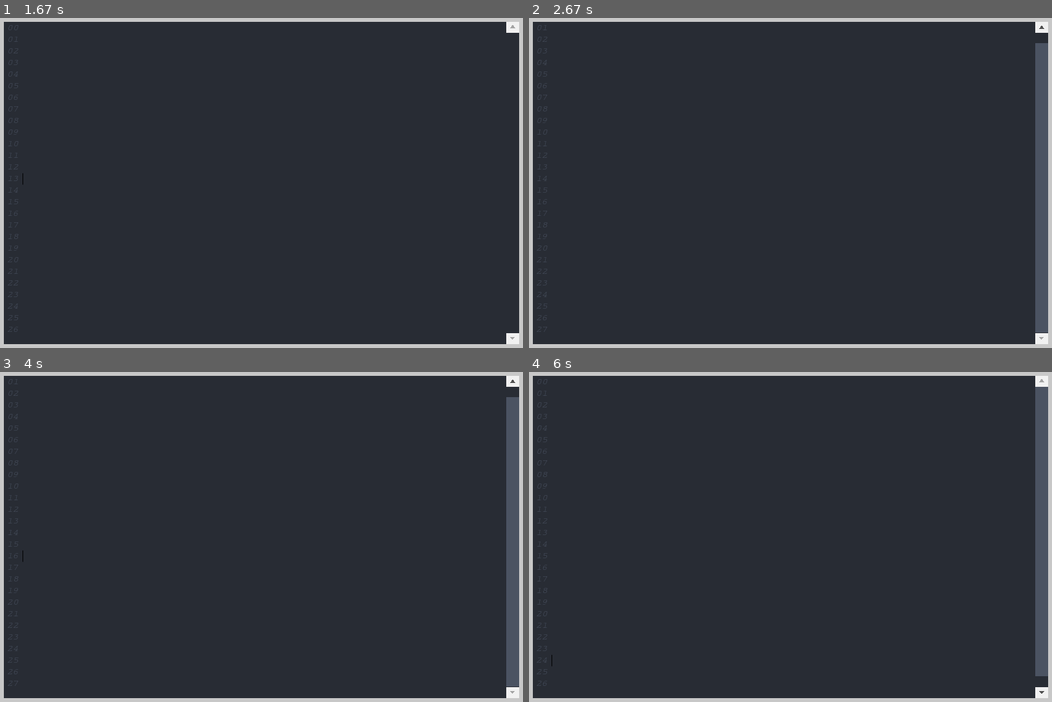
Above: before the commit, frames 1-4 (two rows, left to right).
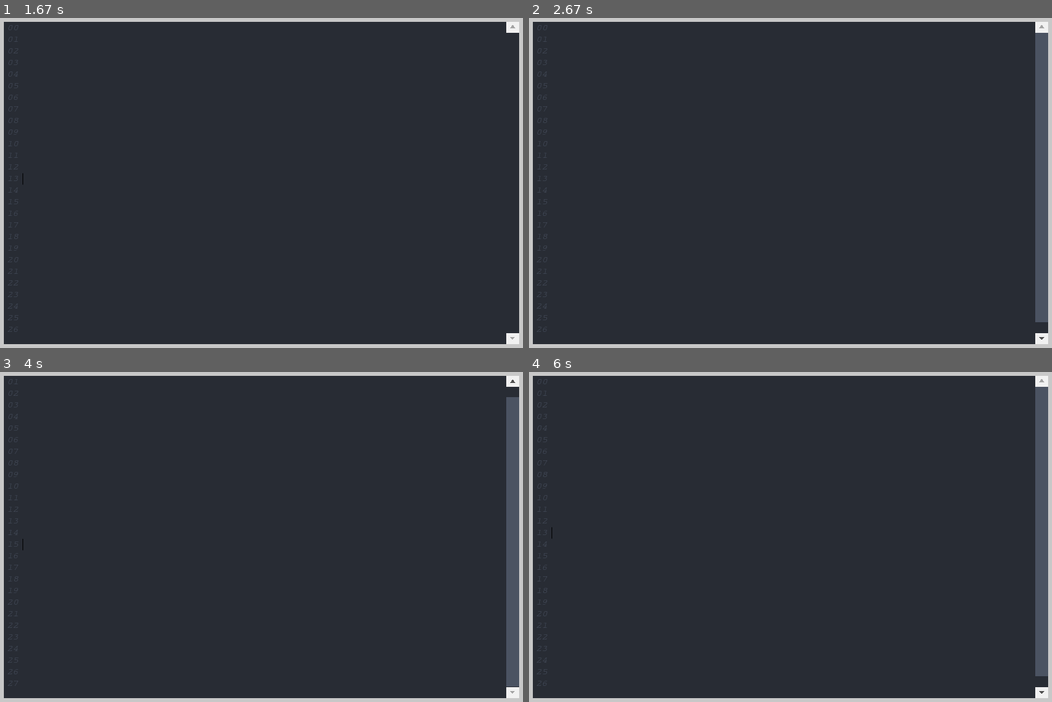
Above: after the commit, the same moments.

Repository: CribberSix/pygame-texteditor
Game: pygame game, started from how-to-use.py
The game is run twice, just before and just after one commit, with the same random seed, the same clock (stepped at 60 frames per second) and the same inputs.
Inputs (mouse positions are in pixels of both pictures, inside the frame that each line leads up to):
- Up to frame 1 (1.67 s): press the mouse at (240, 199) at 0.37 s; move the mouse to (345, 186) at 0.47 s; release the mouse at (449, 173) at 0.6 s; hold Right 0.67-1.13 s; hold Up 1.22-1.52 s; press the mouse at (512, 338) at 1.58 s
- Up to frame 2 (2.67 s): move the mouse to (1025, 334) at 1.68 s; release the mouse at (1010, 328) at 1.82 s; hold Right 1.88-2.35 s; tap Enter at 2.38 s
- Up to frame 3 (4 s): hold Left 2.72-3.25 s; hold Down 3.28-3.58 s; press the mouse at (512, 692) at 3.65 s; move the mouse to (407, 626) at 3.75 s; release the mouse at (303, 560) at 3.88 s; press the mouse at (512, 381) at 3.98 s
- Up to frame 4 (6 s): move the mouse to (853, 480) at 4.08 s; release the mouse at (659, 576) at 4.22 s; press the mouse at (1041, 692) at 4.32 s; move the mouse to (994, 570) at 4.42 s; release the mouse at (952, 444) at 4.55 s; hold Left 4.62-5.02 s; hold Up 5.05-5.42 s; press the mouse at (1041, 381) at 5.48 s; move the mouse to (853, 520) at 5.58 s; release the mouse at (664, 659) at 5.72 s; press the mouse at (1041, 381) at 5.82 s; move the mouse to (884, 517) at 5.92 s

Frame 1 is identical in both runs. In frame 2, 0.2% of the frame differs, in the area x 1-100%, y 2-98%; in frame 3, less than 0.1%; in frame 4, less than 0.1%.

Commit message:
refactoring + bugfixing highlighting with start/end outside of editor

Diff:
--- a/pygametexteditor/__init__.py
+++ b/pygametexteditor/__init__.py
@@ -17,8 +17,8 @@
 
     # caret
     from ._caret import update_caret_position, update_caret_position_by_drag_end, update_caret_position_by_drag_start, \
-        set_drag_start_after_last_line, set_drag_end_after_last_line, \
-        set_drag_start_by_mouse, set_drag_end_by_mouse
+        set_drag_start_after_last_line, set_drag_end_after_last_line, set_drag_start_by_mouse, \
+        set_drag_end_by_mouse, set_drag_end_line_by_mouse, set_drag_end_letter_by_mouse
 
     # rendering
     from ._rendering import render_background_objects, render_line_contents, render_caret, caret_within_texteditor, \
@@ -32,7 +32,8 @@
 
     from ._usage import get_text_as_array, get_text_as_string
 
-    from ._line_getters import get_line_index, get_letter_index
+    from ._editor_getters import get_line_index, get_letter_index, line_is_visible, get_showable_lines, \
+        get_number_of_letters_in_line_by_mouse, get_number_of_letters_in_line_by_index
 
     def __init__(self, offset_x, offset_y, text_area_width, text_area_height, screen, line_numbers=True):
 
--- a/pygametexteditor/_caret.py
+++ b/pygametexteditor/_caret.py
@@ -1,13 +1,11 @@
-from ._line_getters import get_line_index, get_letter_index, get_number_of_letters_in_line_by_mouse, \
-    get_number_of_letters_in_line_by_index
 
 
 def set_drag_start_by_mouse(self, mouse_x, mouse_y) -> None:
     # get line
-    self.drag_chosen_LineIndex_start = get_line_index(self, mouse_y)
+    self.drag_chosen_LineIndex_start = self.get_line_index(mouse_y)
 
     # end of line
-    if get_number_of_letters_in_line_by_mouse(self, mouse_y) < get_letter_index(self, mouse_x):
+    if self.get_number_of_letters_in_line_by_mouse(mouse_y) < self.get_letter_index(mouse_x):
         self.drag_chosen_LetterIndex_start = len(self.line_String_array[self.drag_chosen_LineIndex_start])
 
     else:  # within existing line
@@ -16,11 +14,29 @@
 
 
 def set_drag_end_by_mouse(self, mouse_x, mouse_y) -> None:
-    # get line
-    self.drag_chosen_LineIndex_end = get_line_index(self, mouse_y)
+    """
+    Compact method to set both line and letter of drag_end based on mouse coordinates.
+    """
+    # set line
+    self.set_drag_end_line_by_mouse(mouse_y)
+    # set letter
+    self.set_drag_end_letter_by_mouse(mouse_x)
 
+
+def set_drag_end_line_by_mouse(self, mouse_y):
+    """
+    Sets self.drag_chosen_LineIndex_end by mouse_y.
+    """
+    self.drag_chosen_LineIndex_end = self.get_line_index(mouse_y)
+
+
+def set_drag_end_letter_by_mouse(self, mouse_x):
+    """
+    Sets self.drag_chosen_LetterIndex_end by mouse_x.
+    Dependent on self.drag_chosen_LineIndex_end.
+    """
     # end of line
-    if get_number_of_letters_in_line_by_mouse(self, mouse_y) < get_letter_index(self, mouse_x):
+    if self.get_number_of_letters_in_line_by_index(self.drag_chosen_LineIndex_end) < self.get_letter_index(mouse_x):
         self.drag_chosen_LetterIndex_end = len(self.line_String_array[self.drag_chosen_LineIndex_end])
 
     else:  # within existing line
--- a/pygametexteditor/_line_getters.py
+++ b/pygametexteditor/_editor_getters.py
@@ -24,3 +24,20 @@
 
 def get_number_of_letters_in_line_by_index(self, index):
     return len(self.line_String_array[index])
+
+
+def get_showable_lines(self) -> int:
+    """
+    Return the number of lines which are shown. Less than maximum if less lines are in the array.
+    """
+    if self.showable_line_numbers_in_editor + self.showStartLine < self.maxLines:
+        return self.showable_line_numbers_in_editor + self.showStartLine
+    else:
+        return self.maxLines
+
+
+def line_is_visible(self, line):
+    """
+    Calculate whether the line is being shown in the editor
+    """
+    return self.showStartLine <= line < self.showStartLine + self.showable_line_numbers_in_editor
--- a/pygametexteditor/_input_handling_mouse.py
+++ b/pygametexteditor/_input_handling_mouse.py
@@ -1,13 +1,5 @@
 import pygame
 from ._scrollbar_vertical import scrollDown, scrollUp
-
-from ._line_getters import get_line_index, get_letter_index, get_number_of_letters_in_line_by_mouse, \
-    get_number_of_letters_in_line_by_index
-
-# caret
-from ._caret import update_caret_position, update_caret_position_by_drag_end, update_caret_position_by_drag_start, \
-    set_drag_start_after_last_line, set_drag_end_after_last_line, \
-    set_drag_start_by_mouse, set_drag_end_by_mouse
 
 
 def handle_mouse_input(self, pygame_events, mouse_x, mouse_y):
@@ -42,7 +34,10 @@
                         pass
 
         # ___ MOUSE LEFT CLICK UP ___ #
-        if event.type == pygame.MOUSEBUTTONUP and event.button == 1:  # mouse dragging only with left mouse up
+        if event.type == pygame.MOUSEBUTTONUP and event.button == 1 and self.click_hold:
+            # mouse dragging only with left mouse up
+            # mouse-up only valid if we registered a mouse-down within the editor via click_hold earlier
+
             self.last_clickup_cycle = self.cycleCounter
             self.click_hold = False
 
@@ -52,27 +47,36 @@
                 else:  # clicked beneath the existing lines
                     self.set_drag_end_after_last_line()
                 self.update_caret_position_by_drag_end()
-            else:  # mouse outside of editor, don't care.
-                pass
+            else:  # mouse-up outside of editor
+                if mouse_y < self.editor_offset_Y:
+                    # Mouse-up above editor -> set to first visible line
+                    self.drag_chosen_LineIndex_end = self.showStartLine
+                else:
+                    # Mouse-up below editor -> set to last visible line
+                    self.drag_chosen_LineIndex_end = self.showStartLine + self.showable_line_numbers_in_editor - 1
+                # Now we can determine the letter based on mouse_x (and selected line within the function)
+                self.set_drag_end_letter_by_mouse(mouse_x)
 
         # _______ CHECK FOR MOUSE DRAG AND HANDLE CLICK _______ #
         if (self.last_clickup_cycle - self.last_clickdown_cycle) >= 0:
-            # clicked the mouse lately and has not been handled yet.
-            # we dont have to check how long the mouse was held, to differentiate between click and drag
-            # but if the down-click is on the same letter and line as the up-click!
+            # Clicked the mouse lately and has not been handled yet.
+            # To differentiate between click and drag we check whether the down-click
+            # is on the same letter and line as the up-click!
+            # We set the boolean variables here and handle the caret positioning.
             if self.drag_chosen_LineIndex_end == self.drag_chosen_LineIndex_start and \
                     self.drag_chosen_LetterIndex_end == self.drag_chosen_LetterIndex_start:
-                self.dragged_active = False  # no letters are actually selected
+                self.dragged_active = False  # no letters are actually selected -> Actual click
             else:
-                self.dragged_active = True  # remains the same
+                self.dragged_active = True  # Actual highlight
 
-            self.dragged_finished = True  # we don't have to blit the rect while moving the mouse anymore
+            self.dragged_finished = True  # we finished the highlighting operation either way
 
+            # handle caret positioning
             self.chosen_LineIndex = self.drag_chosen_LineIndex_end
             self.chosen_LetterIndex = self.drag_chosen_LetterIndex_end
             self.update_caret_position()
 
-            # reset after upclick => difference is "-1" and hence smaller than 0. Wait for next clickup.
+            # reset after upclick so we don't execute this block again and again.
             self.last_clickdown_cycle = 0
             self.last_clickup_cycle = -1
 
--- a/pygametexteditor/_rendering.py
+++ b/pygametexteditor/_rendering.py
@@ -1,14 +1,5 @@
 import pygame
 
-
-def get_showable_lines(self) -> int:
-    """
-    Return the number of lines which are shown. Less than maximum if less lines are in the array.
-    """
-    if self.showable_line_numbers_in_editor + self.showStartLine < self.maxLines:
-        return self.showable_line_numbers_in_editor + self.showStartLine
-    else:
-        return self.maxLines
 
 
 def get_rect_coord_from_mouse(self, mouse_x, mouse_y):
@@ -63,7 +54,7 @@
             pygame.draw.rect(self.screen, self.lineNumberBackgroundColor,
                              (self.editor_offset_X, line_numbers_Y, self.lineNumberWidth, 17))
             # line number
-            if x < get_showable_lines(self):
+            if x < self.get_showable_lines():
                 text = self.courier_font.render(str(x).zfill(2), 1, self.lineNumberColor)
                 self.screen.blit(text, (self.editor_offset_X + 5, line_numbers_Y + 3))  # center of bg block
 
--- a/pygametexteditor/_rendering_highlighting.py
+++ b/pygametexteditor/_rendering_highlighting.py
@@ -20,6 +20,9 @@
         else:  # active highlighting -> highlighted area follows mouse movements
             line_end = self.get_line_index(mouse_y)
             letter_end = self.get_letter_index(mouse_x)
+            # adapt line_end: if mouse_y below showable area / existing lines,
+            if line_end >= self.get_showable_lines():
+                line_end = self.get_showable_lines() - 1  # select last showable/existing line as line_end
 
             # stop highlight not directly at the mouse, but at first or last letter depending on cursor positioning
             if letter_end < 0:
@@ -56,37 +59,42 @@
                     self.highlight_from_letter_to_end(line_number, letter_end)  # right leaning highlight
 
 
+
 def highlight_from_letter_to_end(self, line, letter) -> None:
     """
     Highlight from a specific letter by index to the end of a line.
     """
-    x1, y1 = self.get_rect_coord_from_indizes(line, letter)
-    x2, y2 = self.get_rect_coord_from_indizes(line, len(self.line_String_array[line]))
-    pygame.draw.rect(self.screen, (0, 0, 0), pygame.Rect(x1, y1, x2 - x1, self.lineHeight))
+    if self.line_is_visible(line):
+        x1, y1 = self.get_rect_coord_from_indizes(line, letter)
+        x2, y2 = self.get_rect_coord_from_indizes(line, len(self.line_String_array[line]))
+        pygame.draw.rect(self.screen, (0, 0, 0), pygame.Rect(x1, y1, x2 - x1, self.lineHeight))
 
 
 def highlight_from_start_to_letter(self, line, letter) -> None:
     """
     Highlight from the beginning of a line to a specific letter by index.
     """
-    x1, y1 = self.get_rect_coord_from_indizes(line, 0)
-    x2, y2 = self.get_rect_coord_from_indizes(line, letter)
-    pygame.draw.rect(self.screen, (0, 0, 0), pygame.Rect(x1, y1, x2 - x1, self.lineHeight))
+    if self.line_is_visible(line):
+        x1, y1 = self.get_rect_coord_from_indizes(line, 0)
+        x2, y2 = self.get_rect_coord_from_indizes(line, letter)
+        pygame.draw.rect(self.screen, (0, 0, 0), pygame.Rect(x1, y1, x2 - x1, self.lineHeight))
 
 
 def highlight_entire_line(self, line) -> None:
     """
     Full highlight of the entire line - first until last letter.
     """
-    x1, y1 = self.get_rect_coord_from_indizes(line, 0)
-    x2, y2 = self.get_rect_coord_from_indizes(line, len(self.line_String_array[line]))
-    pygame.draw.rect(self.screen, (0, 0, 0), pygame.Rect(x1, y1, x2 - x1, self.lineHeight))
+    if self.line_is_visible(line):
+        x1, y1 = self.get_rect_coord_from_indizes(line, 0)
+        x2, y2 = self.get_rect_coord_from_indizes(line, len(self.line_String_array[line]))
+        pygame.draw.rect(self.screen, (0, 0, 0), pygame.Rect(x1, y1, x2 - x1, self.lineHeight))
 
 
 def highlight_from_letter_to_letter(self, line, letter_start, letter_end) -> None:
     """
     Highlights within a single line from letter to letter by indizes.
     """
-    x1, y1 = self.get_rect_coord_from_indizes(line, letter_start)
-    x2, y2 = self.get_rect_coord_from_indizes(line, letter_end)
-    pygame.draw.rect(self.screen, (0, 0, 0), pygame.Rect(x1, y1, x2 - x1, self.lineHeight))
+    if self.line_is_visible(line):
+        x1, y1 = self.get_rect_coord_from_indizes(line, letter_start)
+        x2, y2 = self.get_rect_coord_from_indizes(line, letter_end)
+        pygame.draw.rect(self.screen, (0, 0, 0), pygame.Rect(x1, y1, x2 - x1, self.lineHeight))
